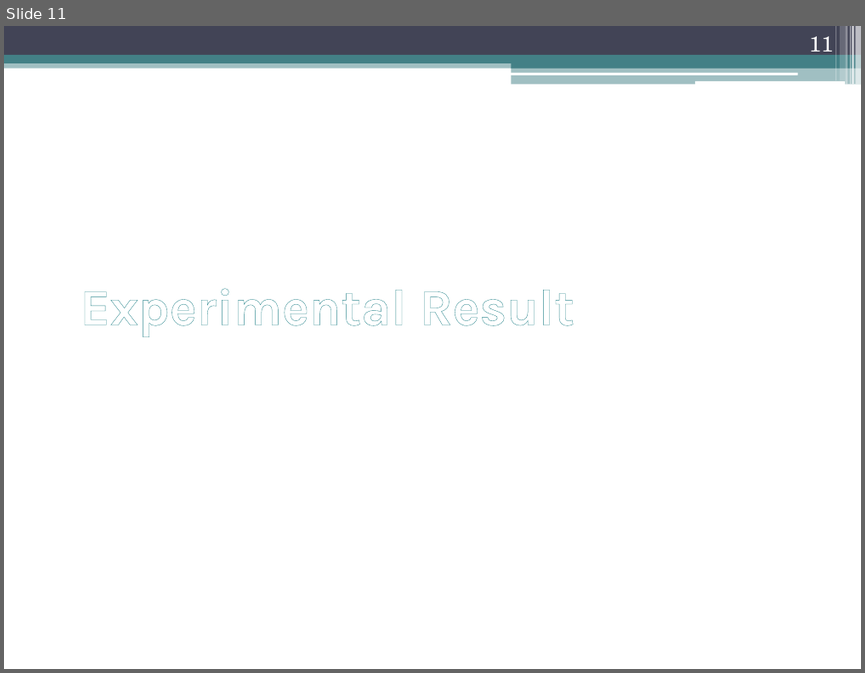
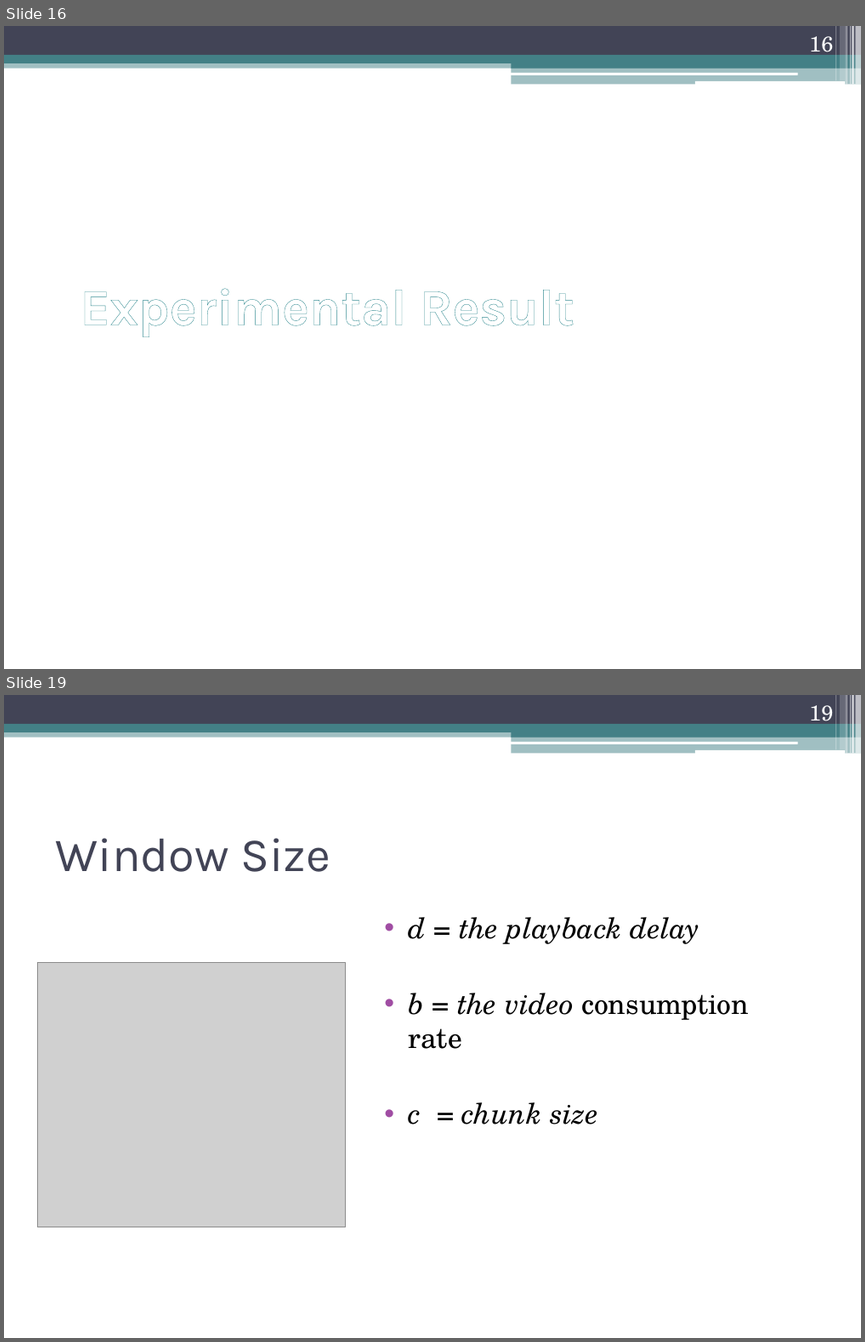
Before and after one commit to sikeh/shanbolishomework, a slide deck: Distributed Computing, Peer-to-Peer and GRIDS/final presentation/ppt/Peer-to-Peer Multimedia Streaming Using BitTorrent.pptx. Shown one above the other, each under a label of ours: slide 11 before the commit, slides 16 and 19 after it; the slides between them are not shown. The pictures are 865x673 and 865x1342 pixels, drawn with LibreOffice and Linux fonts; fonts in the diff are those of the drawing; grey boxes stand for pictures. Boxes give left, top, right and bottom in pixels: in the first picture for what was removed or moved away, otherwise in the second. Text is boxed around its words. In the diff, an @@ line names an element or a change of style, - is before the commit and + after.

```diff
--- a/Distributed Computing, Peer-to-Peer and GRIDS/final presentation/ppt/Peer-to-Peer Multimedia Streaming Using BitTorrent.pptx
+++ b/Distributed Computing, Peer-to-Peer and GRIDS/final presentation/ppt/Peer-to-Peer Multimedia Streaming Using BitTorrent.pptx
@@ slide 19 added at (x1=4, y1=695, x2=861, y2=1338), background #FFFFFF; not listed: 13 template elements that a slide beside it also shows @@
@@ page number added at (x1=809, y1=705, x2=833, y2=727), 18 pt, text #FFFFFF @@
+19
@@ title added at (x1=55, y1=838, x2=330, y2=872), 40 pt, text #424456 @@
+Window Size
@@ text added at (x1=409, y1=917, x2=749, y2=1124), 24 pt, text #000000, italic @@
+• d = the playback delay
+• b = the video consumption rate
+• c = chunk size
@@ picture added at (x1=37, y1=962, x2=345, y2=1226) @@
@@ what was slide 11 is now slide 16 @@
@@ page number at (x1=809, y1=36, x2=833, y2=58): text changed @@
-11
+16
```
Also in this commit, not shown: 3 slides changed, 18 other slides added.
